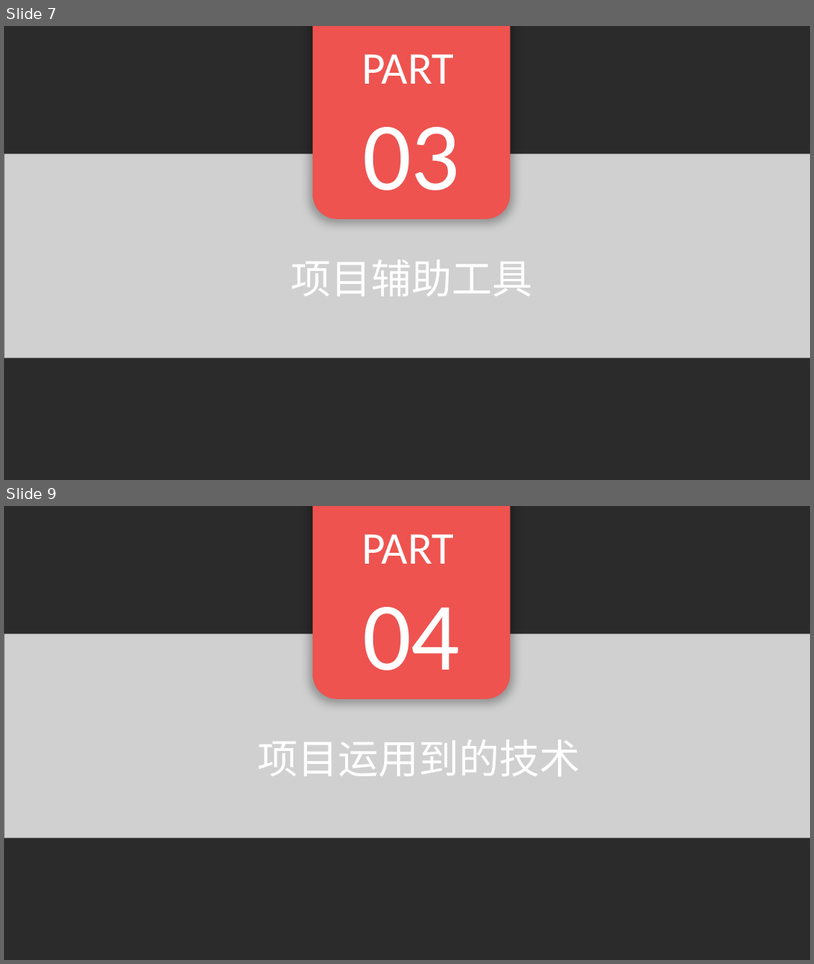
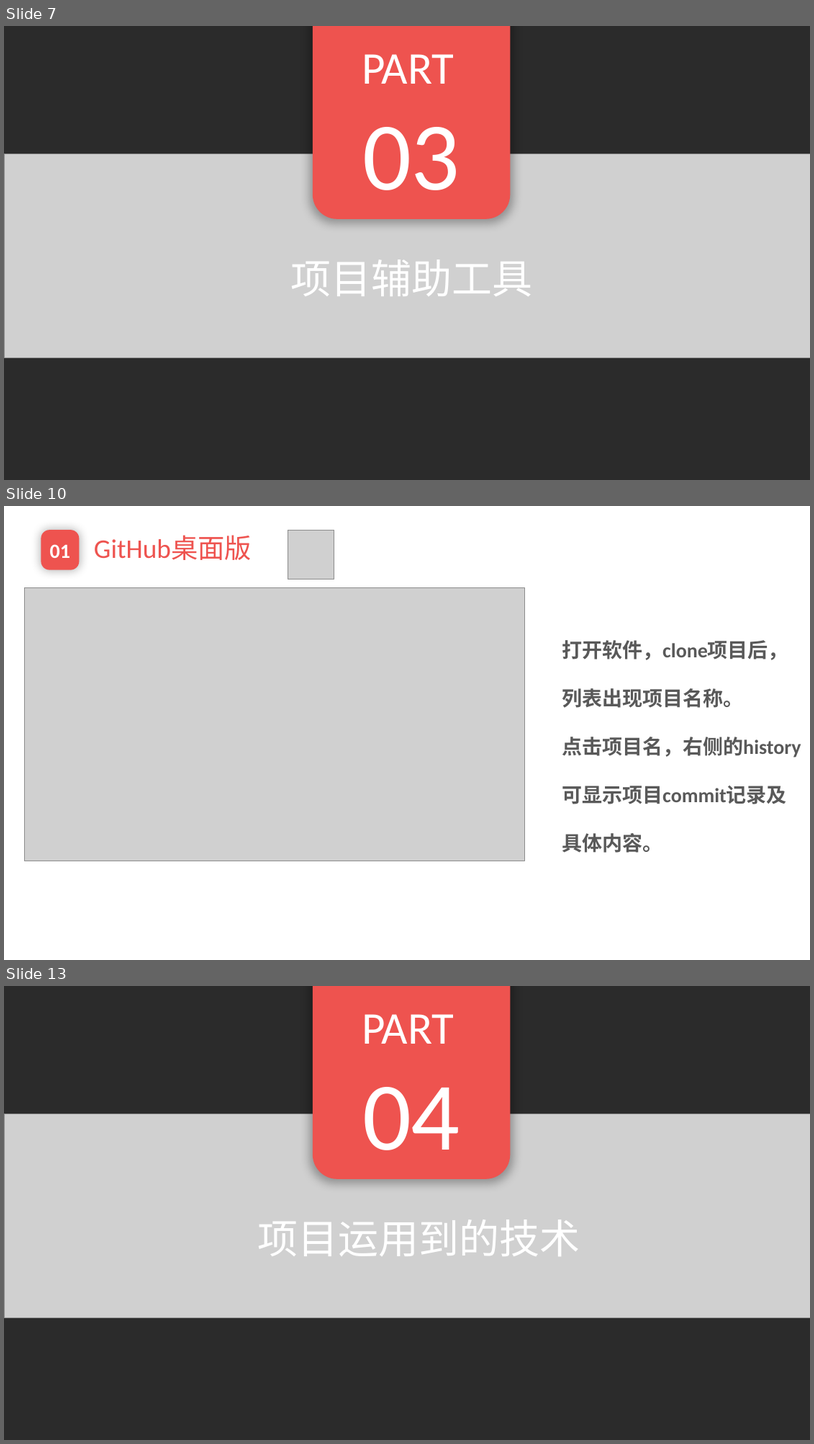
Before and after one commit to EnInternalChat/se2017, a slide deck: doc/个人汇报-焦点.pptx. Shown one above the other, each under a label of ours: slides 7 and 9 before the commit, slides 7, 10 and 13 after it; the slides between them are not shown. The pictures are 814x964 and 814x1444 pixels, drawn with LibreOffice and Linux fonts; fonts in the diff are those of the drawing; grey boxes stand for pictures; background and template pictures are left out; a plain dark background stands for a picture behind light text. Boxes give left, top, right and bottom in pixels: in the first picture for what was removed or moved away, otherwise in the second. Text is boxed around its words. In the diff, an @@ line names an element or a change of style, - is before the commit and + after.

```diff
--- a/doc/个人汇报-焦点.pptx
+++ b/doc/个人汇报-焦点.pptx
@@ slide 10 added at (4,506,810,960), background picture (left out) @@
@@ rounded rectangle added at (41,530,79,569), fill #EE534F, 24 pt, text #FFFFFF, bold @@
+01
@@ text added at (94,536,252,560), 32 pt, text #EE534F @@
+GitHub桌面版
@@ picture added at (288,530,334,579) @@
@@ picture added at (25,587,525,860) @@
@@ text added at (562,640,801,852), 24 pt, text #595959, bold @@
+打开软件，clone项目后，列表出现项目名称。
+点击项目名，右侧的history可显示项目commit记录及具体内容。
@@ what was slide 9 is now slide 13 @@
```
Also in this commit, not shown: 4 slides changed, 8 other slides added.
